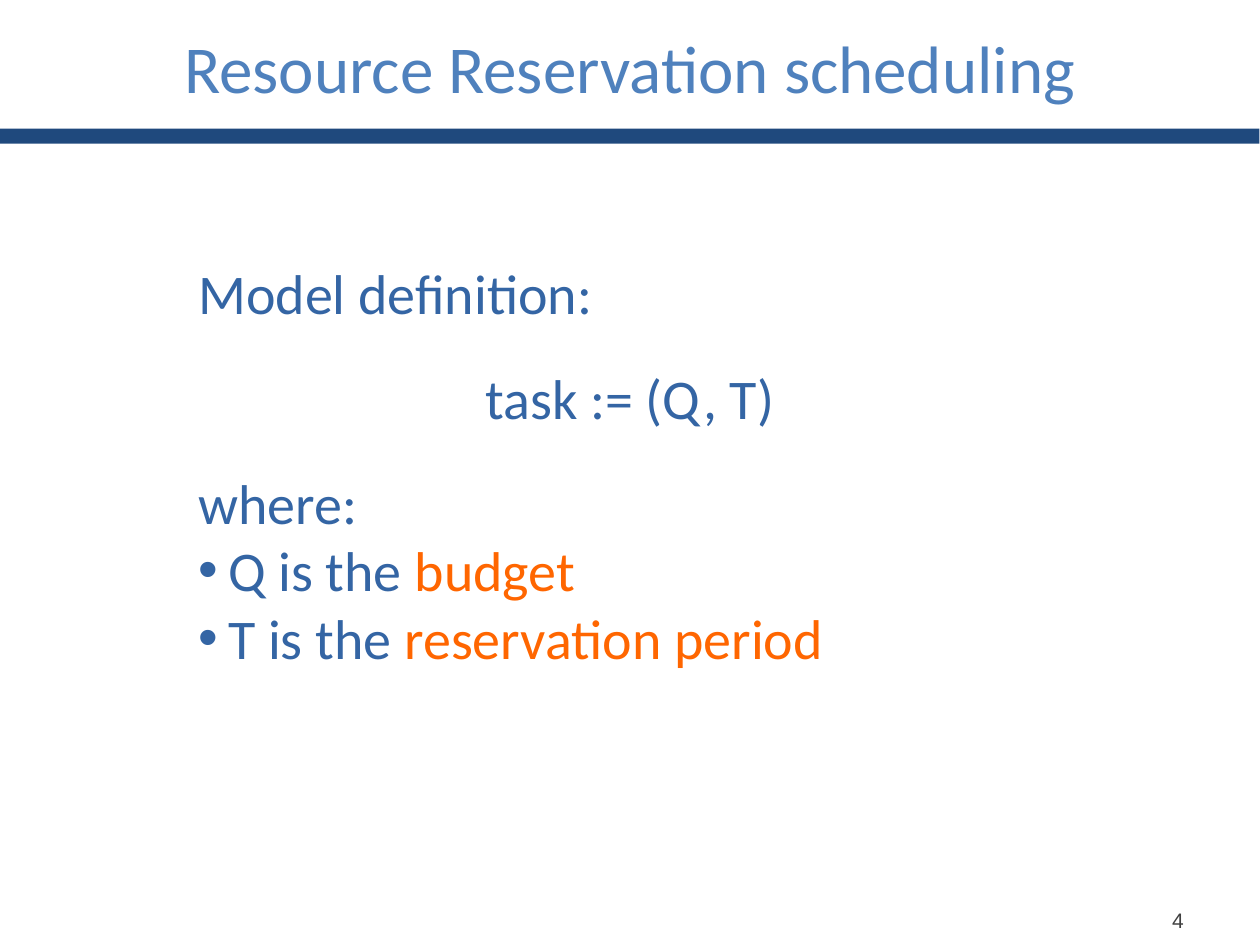
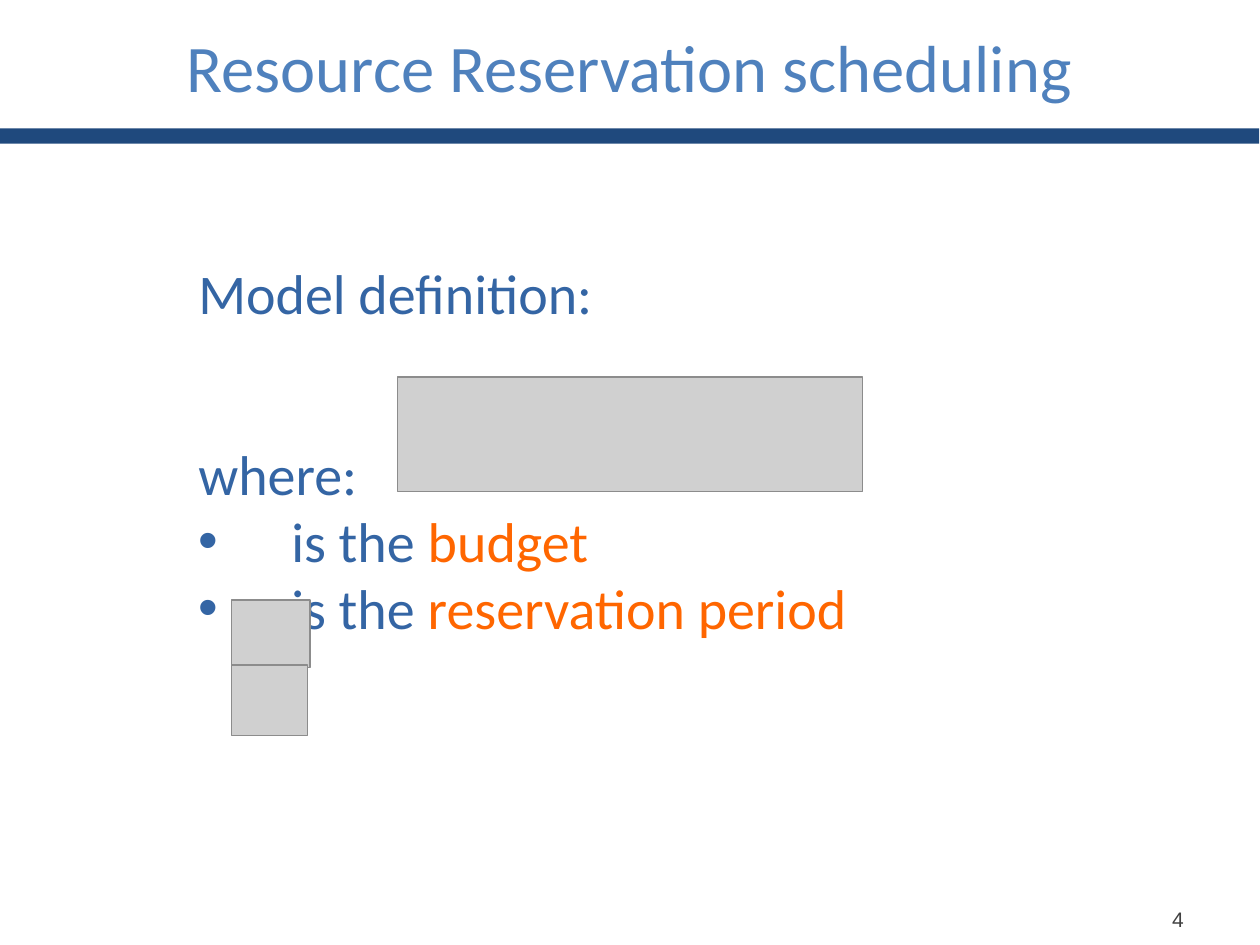
Before and after one commit to GianlucaBortoli/bachelorThesis, a slide deck: slide 5 of slides/slides.pptx. Drawn at 1260x945 pixels with LibreOffice and Linux fonts; fonts in the diff are those of the drawing; grey boxes stand for pictures. Boxes give left, top, right and bottom in pixels: in the first picture for what was removed or moved away, otherwise in the second. Text is boxed around its words. In the diff, an @@ line names an element or a change of style, - is before the commit and + after.

```diff
--- a/slides/slides.pptx
+++ b/slides/slides.pptx
@@ text "Resource Reservation scheduling" at <box>187,46,1072,104</box>: size 38.3 to 38 pt @@
@@ text at <box>198,275,592,496</box>: alignment justified to left @@
@@ picture added at <box>397,377,863,491</box> @@
@@ text at <box>485,378,774,427</box>: paragraph removed @@
-task := (Q, T)
@@ text at <box>291,523,846,642</box>: text changed @@
-• Q is the budget
-• T is the reservation period
+• is the budget
+• is the reservation period
@@ picture added at <box>232,600,310,668</box> @@
@@ picture added at <box>232,665,307,736</box> @@
```
Also in this commit, not shown: 6 other slides changed, 8 other files.
